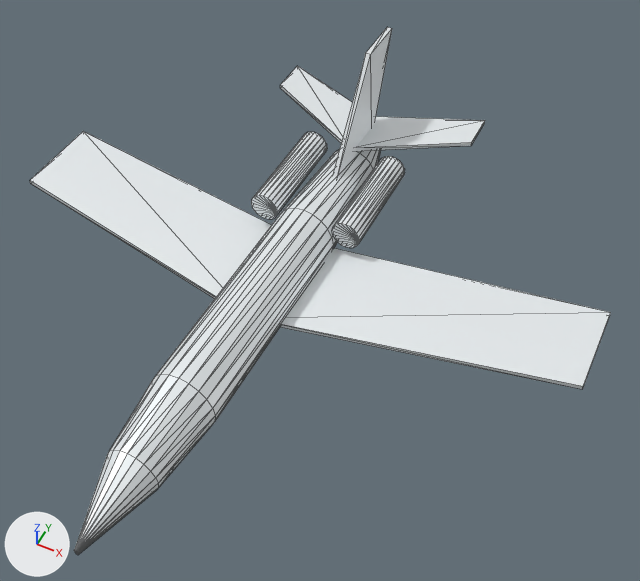
Renders of the glTF model public/models/business-jet.glb from each side of a commit.
Before and after are seen from a 50 mm camera at (7.94, -12.95, 16.7) aimed at (1.56, -0.2, 0.76). The axes (+X, +Y, +Z) are drawn at lower left. The lights are the same throughout. The first picture is the older version. Mesh edges are drawn as thin lines. Where no turn or scale is listed for an object, it has been applied to the vertices. Vertices at exactly the same position are counted once.
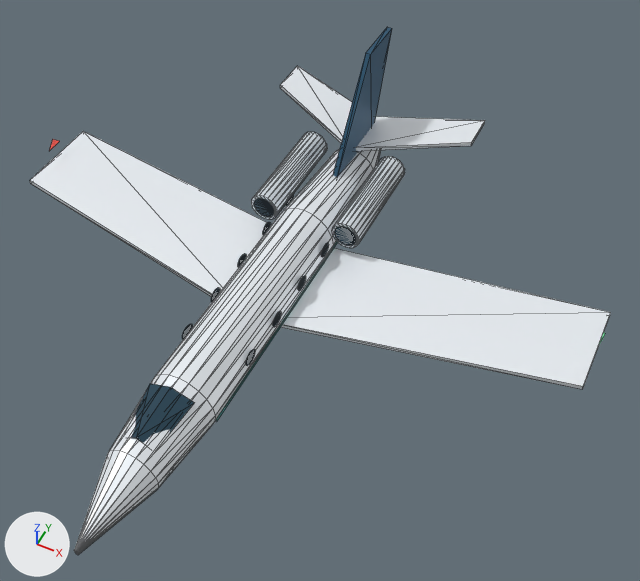
Where the change shows, as pixel boxes [x1, y1, x2, y2] in the pictures (640 x 581 px):
```json
{"object": "Mesh_0", "change": "recoloured, reshaped", "before": [30, 27, 611, 555], "after": [30, 27, 611, 555]}
{"part": 1, "of": "me_mesh_0", "change": "added", "after": [131, 195, 356, 443]}
{"part": 2, "of": "me_mesh_0", "change": "added", "after": [49, 139, 60, 151]}
```

Edits to the scene script, one JSON object a line:
```json
{"block": "mat_material_0", "where": "n0 = _N.new('ShaderNodeBsdfPrincipled'); n0.name = 'Principled BSDF'"}
{"op": "remove", "block": "mat_material_0", "code": "n0.inputs[0].default_value = (0.88, 0.92, 0.94, 1.0)  # 'Base Color', white #f1f6f8"}
{"op": "add", "block": "mat_material_0", "code": "n2 = _N.new('ShaderNodeVertexColor'); n2.name = 'Color Attribute'"}
{"op": "add", "block": "mat_material_0", "code": "_L.new(n2.outputs[0], n0.inputs[0])  # 'Color' to 'Base Color'"}
{"block": "me_mesh_0", "where": "# used by ob_mesh_0; location = (0.0, 0.0, 0.0)"}
{"block": "me_mesh_0", "where": "# verts and faces of me_mesh_0; kept vertices keep their numbers, new ones are numbered from 232"}
{"op": "remove", "block": "me_mesh_0", "code": "me_mesh_0.from_pydata(...)  # 232 vertices, 444 faces; spans x -8.0..8.0, y -8.0..7.4, z -0.9..3.5"}
{"op": "add", "block": "me_mesh_0", "code": "me_mesh_0.from_pydata(...)  # 460 vertices, 638 faces; spans x -8.1..8.1, y -8.0..7.4, z -0.9..3.5"}
{"block": "me_mesh_0", "change": "me_mesh_0 part 1"}
{"block": "me_mesh_0", "change": "212 vertices are added at x -1.5..1.5, y -5.7..4.0, z -0.2..0.9"}
{"block": "me_mesh_0", "change": "10 new vertices lie (0.0, 0.4, 0.1) away from vertices in x -0.9..0.9, y -2.6..2.6, z 0.3"}
{"block": "me_mesh_0", "change": "192 new faces join them"}
{"block": "me_mesh_0", "change": "me_mesh_0 part 2"}
{"op": "add", "block": "me_mesh_0", "code": "verts[454] = (-8.0, 1.5, 0.3)  # pixel (49, 151)"}
{"op": "add", "block": "me_mesh_0", "code": "verts[455] = (-8.0, 2.0, 0.3)  # pixel (59, 141)"}
{"op": "add", "block": "me_mesh_0", "code": "verts[456] = (-8.1, 1.8, 0.5)  # pixel (52, 139)"}
{"op": "add", "block": "me_mesh_0", "code": "faces += [(454, 455, 456)]"}
{"block": "me_mesh_0", "change": "other edits to the shape of me_mesh_0 do not show in these pictures"}
```
